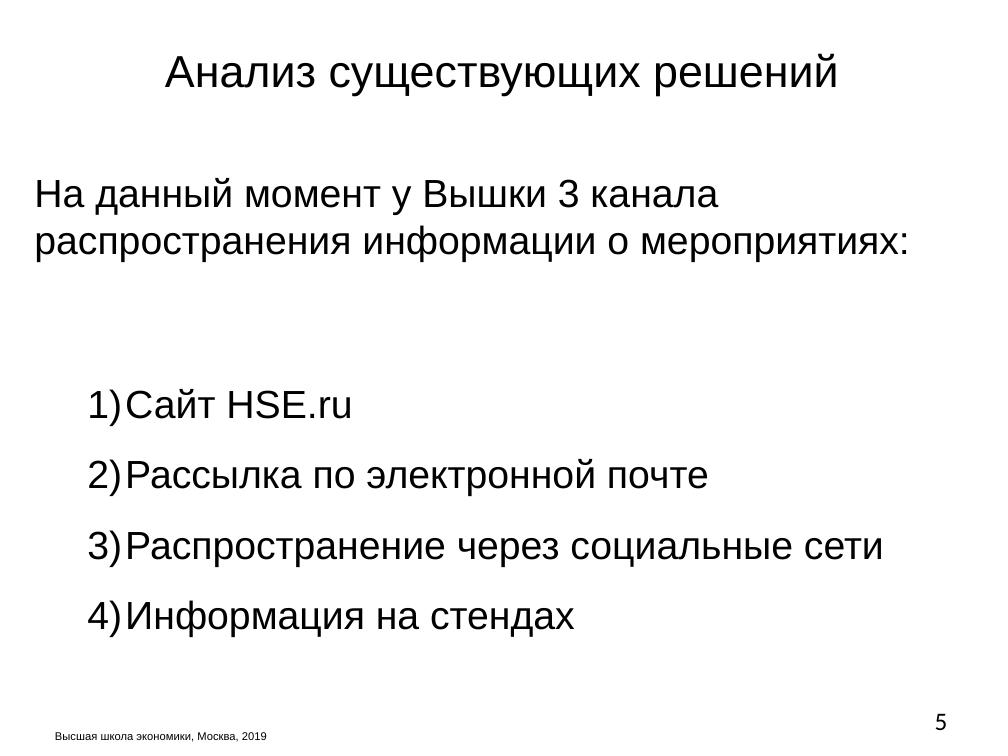
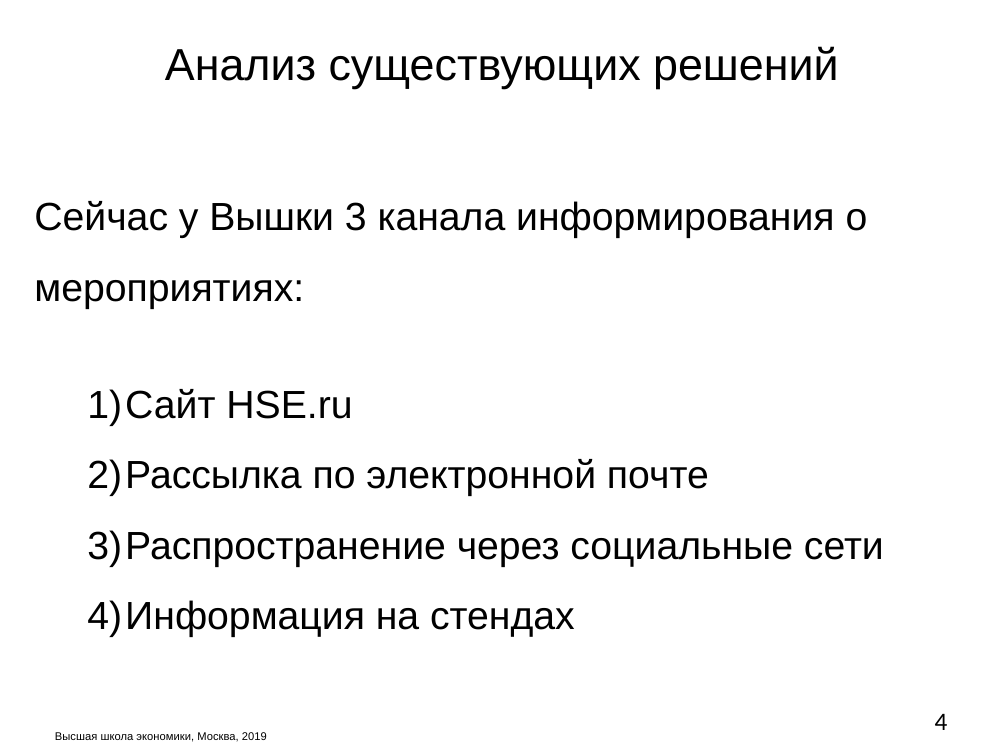
Before and after one commit to M2000h/HSE-APP, a slide deck: slide 4 of Презентация.pptx (slide 5 before the commit). Drawn at 1008x756 pixels with LibreOffice and Linux fonts; fonts in the diff are those of the drawing; background and template pictures are left out. Boxes give left, top, right and bottom in pixels: in the first picture for what was removed or moved away, otherwise in the second. Text is boxed around its words. In the diff, an @@ line names an element or a change of style, - is before the commit and + after.

```diff
--- a/Презентация.pptx
+++ b/Презентация.pptx
@@ text "Анализ существующих решений": place and size @@
-text "Анализ существующих решений" at box(165, 53, 838, 96)
+text "Анализ существующих решений" at box(165, 46, 838, 89)
@@ text at box(34, 201, 868, 309): text changed @@
-На данный момент у Вышки 3 канала распространения информации о мероприятиях:
+Сейчас у Вышки 3 канала информирования о мероприятиях:
@@ page number at box(935, 713, 948, 730): text changed @@
-5
+4
```
Also in this commit, not shown: 14 other slides changed, 2 slides added, 2 other files.
